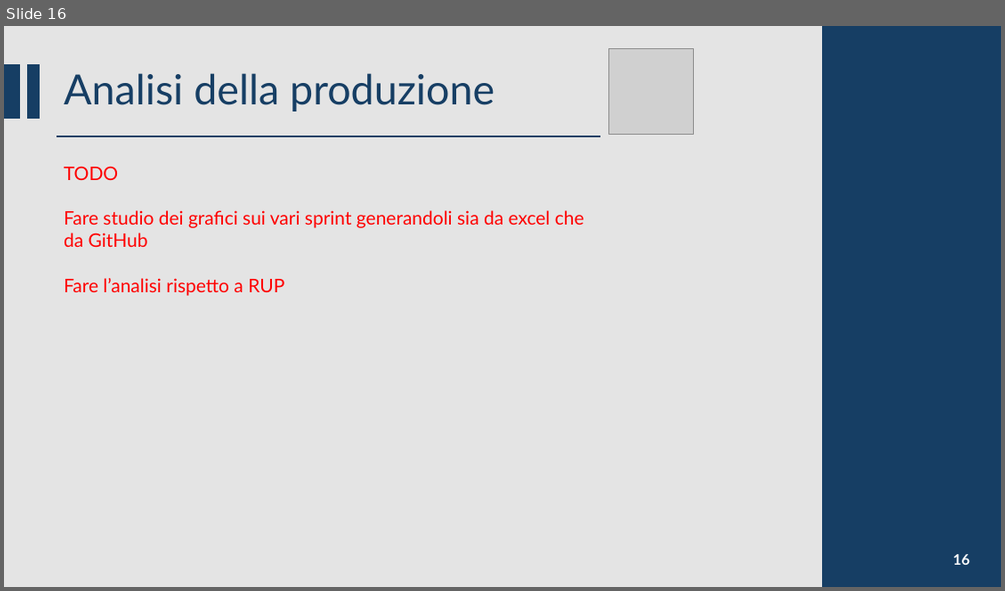
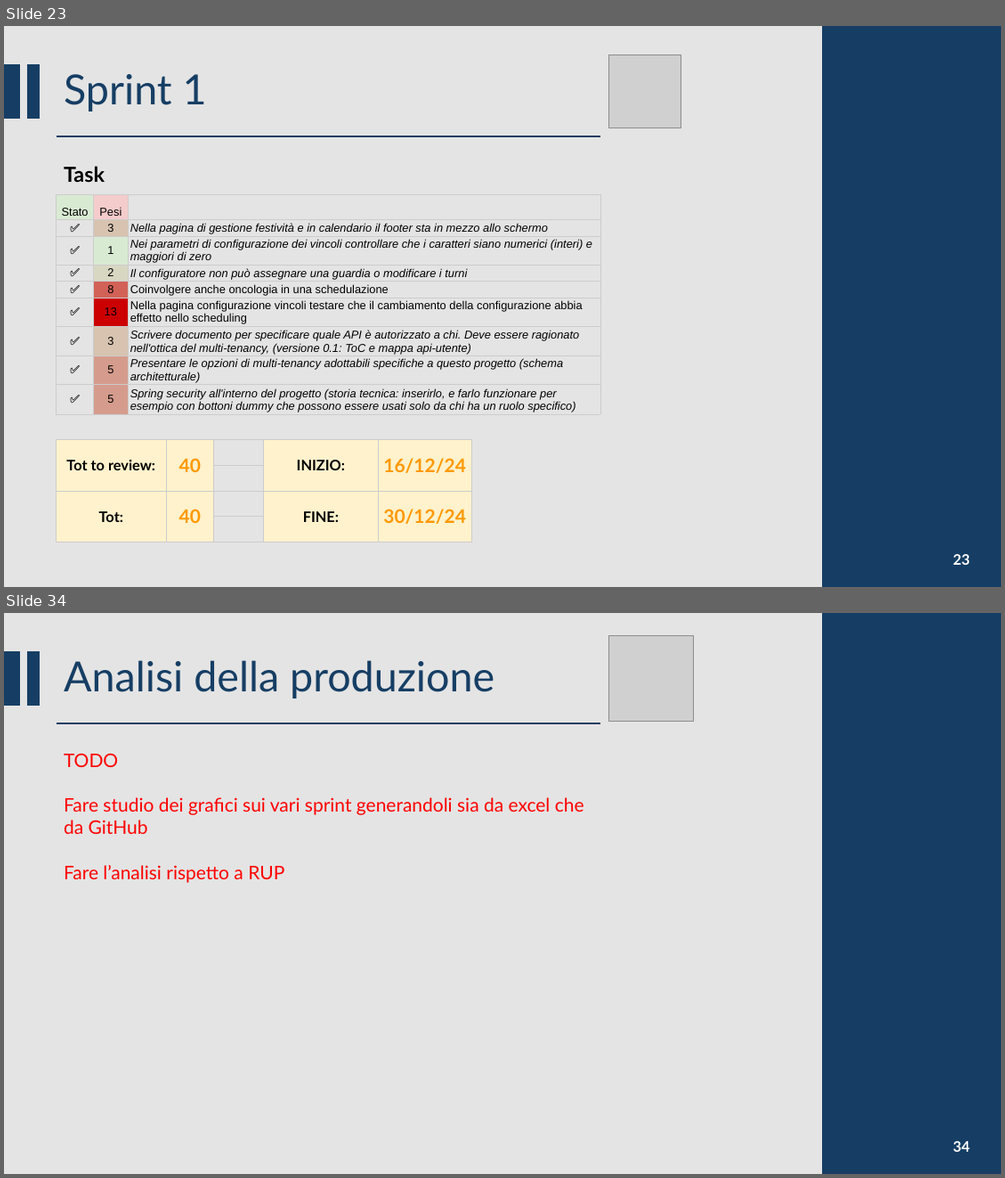
Before and after one commit to CSW-Teams/MS3-docs, a slide deck: ShiftsHappen/Sprint 5/CSW Sprint 5.pptm. Shown one above the other, each under a label of ours: slide 16 before the commit, slides 23 and 34 after it; the slides between them are not shown. The pictures are 1005x591 and 1005x1178 pixels, drawn with LibreOffice and Linux fonts; fonts in the diff are those of the drawing; grey boxes stand for pictures. Boxes give left, top, right and bottom in pixels: in the first picture for what was removed or moved away, otherwise in the second. Text is boxed around its words. In the diff, an @@ line names an element or a change of style, - is before the commit and + after.

Commit message:
Added slides for Sprint 1

```diff
--- a/ShiftsHappen/Sprint 5/CSW Sprint 5.pptm
+++ b/ShiftsHappen/Sprint 5/CSW Sprint 5.pptm
@@ slide 23 added at [4,26,1001,587], background #D9D9D9 at 70% opacity @@
@@ rectangle added at [823,26,1001,587], fill #163E64, outline #163E64 1.5 pt @@
@@ rectangle added at [4,65,20,118], fill #163E64, outline #163E64 1.5 pt @@
@@ rectangle added at [28,65,39,118], fill #163E64, outline #163E64 1.5 pt @@
@@ title added at [64,74,207,111], 40 pt, text #163E64 @@
+Sprint 1
@@ picture added at [609,55,681,127] @@
@@ line added from (57, 136) to (600, 136), #163E64 1.5 pt @@
@@ text added at [64,166,105,182], 20 pt, text #000000, bold @@
+Task
@@ table added at [57,194,600,422], 9 rows, 3 columns @@
+Stato | Pesi | 
+✅ | 3 | Nella pagina di gestione festività e in calendario il footer sta in mezzo allo schermo
+✅ | 1 | Nei parametri di configurazione dei vincoli controllare che i caratteri siano numerici (interi) e maggiori di zero
+✅ | 2 | Il configuratore non può assegnare una guardia o modificare i turni
+✅ | 8 | Coinvolgere anche oncologia in una schedulazione
+✅ | 13 | Nella pagina configurazione vincoli testare che il cambiamento della configurazione abbia effetto nello scheduling
+✅ | 3 | Scrivere documento per specificare quale API è autorizzato a chi. Deve essere ragionato nell'ottica del multi-tenancy, (versione 0.1: ToC e mappa api-utente)
+✅ | 5 | Presentare le opzioni di multi-tenancy adottabili specifiche a questo progetto (schema architetturale)
+✅ | 5 | Spring security all'interno del progetto (storia tecnica: inserirlo, e farlo funzionare per esempio con bottoni dummy che possono essere usati solo da chi ha un ruolo specifico)
@@ table added at [57,440,472,542], 4 rows, 5 columns @@
+Tot to review: | 40 |  | INIZIO: | 16/12/24
+ |  |  |  | 
+Tot: | 40 |  | FINE: | 30/12/24
+ |  |  |  | 
@@ page number added at [953,554,970,564], 14 pt, text #FFFFFF, bold @@
+23
@@ what was slide 16 is now slide 34 @@
@@ page number at [953,1141,970,1151]: text changed @@
-16
+34
```
Also in this commit, not shown: 9 slides changed, 17 other slides added, 1 other file.
